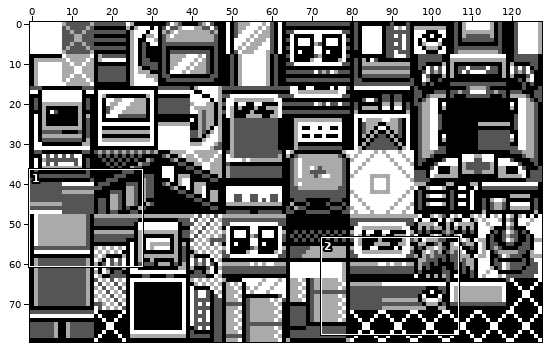
A sprite sheet gets an edit: gfx/tilesets/pokecenter.png. Above, an overview of the earlier version with the close-up marked.
Close-up. As it was:
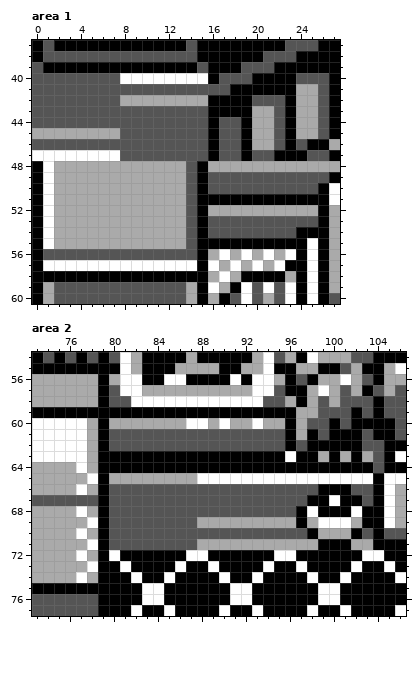
The file is 128x80 pixels. Shown: area 1: x 0..27, y 37..60; area 2: x 73..106, y 54..77.
Now the later version:
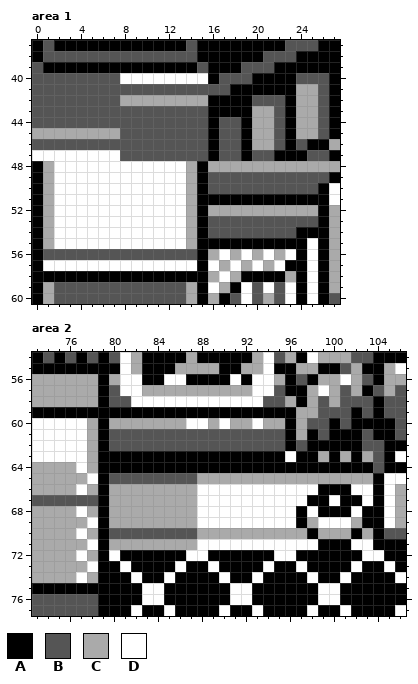
Palette (. is transparent): A #000000  B #555555  C #aaaaaa  D #ffffff
Changes in this commit:
Area 1:
The edit turns colour B into colour C in rows 48 to 55 at x 14.
The edit turns colour D into colour C in rows 48 to 55 at x 1.
The edit turns colour C into colour D in rows 48 to 55 at x 2 to 13.
Area 2:
The edit turns colour C into colour B in row 65 at x 80 to 87.
The edit turns colour B into colour C in rows 66 to 69 at x 80 to 87; in row 70 at x 88 to 97 and 103; in row 71 at x 80 to 87.
The edit turns colour D into colour C in row 65 at x 88 to 103.
The edit turns colour B into colour D in row 66 at x 88 to 98 and 102 to 103; in row 67 at x 88 to 97 and 103; in row 68 at x 88 to 96.
The edit turns colour C into colour D in row 69 at x 88 to 96; in row 71 at x 88 to 98 and 102 to 103.
Changed places in both close-ups, as pixel boxes (x1, y1, x2, y2):
changed: (43, 161, 197, 249)
changed: (109, 473, 373, 550)
